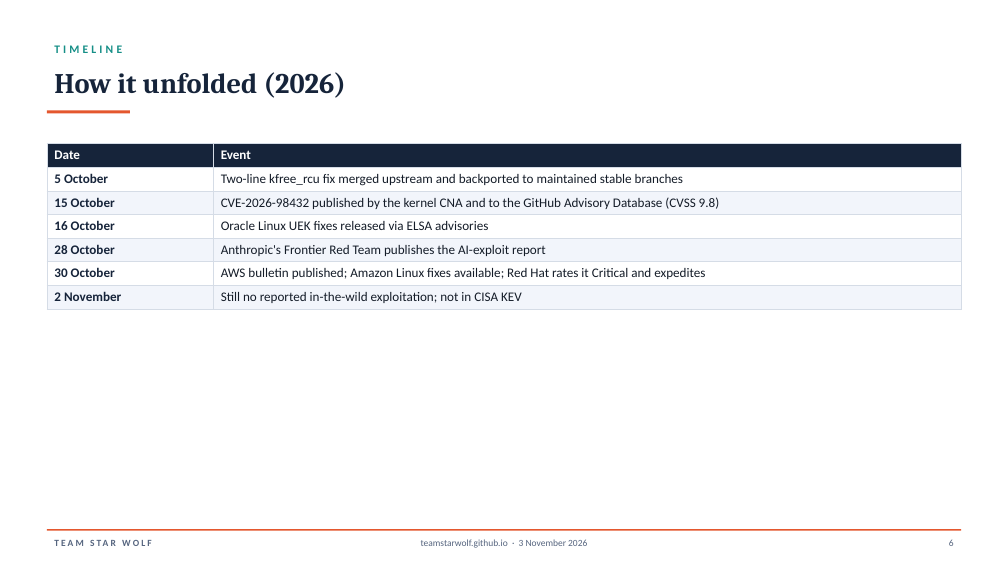
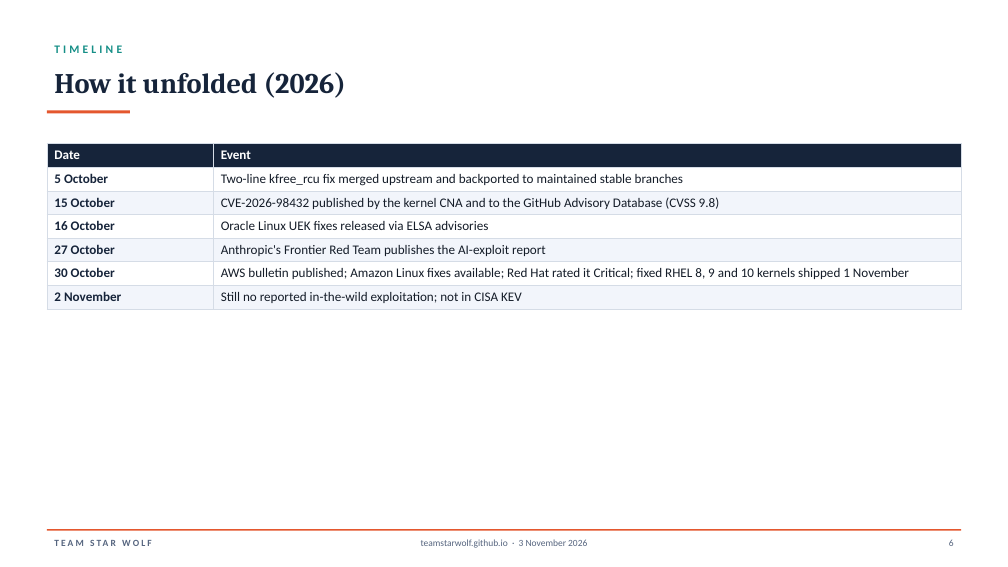
Before and after one commit to TeamStarWolf/TeamStarWolf, a slide deck: slide 7 of case-studies/slides/Linux_TCP_UAF_2026_Case_Study.pptx. Drawn at 1008x567 pixels with LibreOffice and Linux fonts; fonts in the diff are those of the drawing. Boxes give left, top, right and bottom in pixels: in the first picture for what was removed or moved away, otherwise in the second. Text is boxed around its words. In the diff, an @@ line names an element or a change of style, - is before the commit and + after.

```diff
--- a/case-studies/slides/Linux_TCP_UAF_2026_Case_Study.pptx
+++ b/case-studies/slides/Linux_TCP_UAF_2026_Case_Study.pptx
@@ table at (47,144,962,307) @@
-row 5, column 1: 28 October
+row 5, column 1: 27 October
-row 6, column 2: AWS bulletin published; Amazon Linux fixes available; Red Hat rates it Critical and expedites
+row 6, column 2: AWS bulletin published; Amazon Linux fixes available; Red Hat rated it Critical; fixed RHEL 8, 9 and 10 kernels shipped 1 November
```
Also in this commit, not shown: 3 other slides changed, 1 other file.
